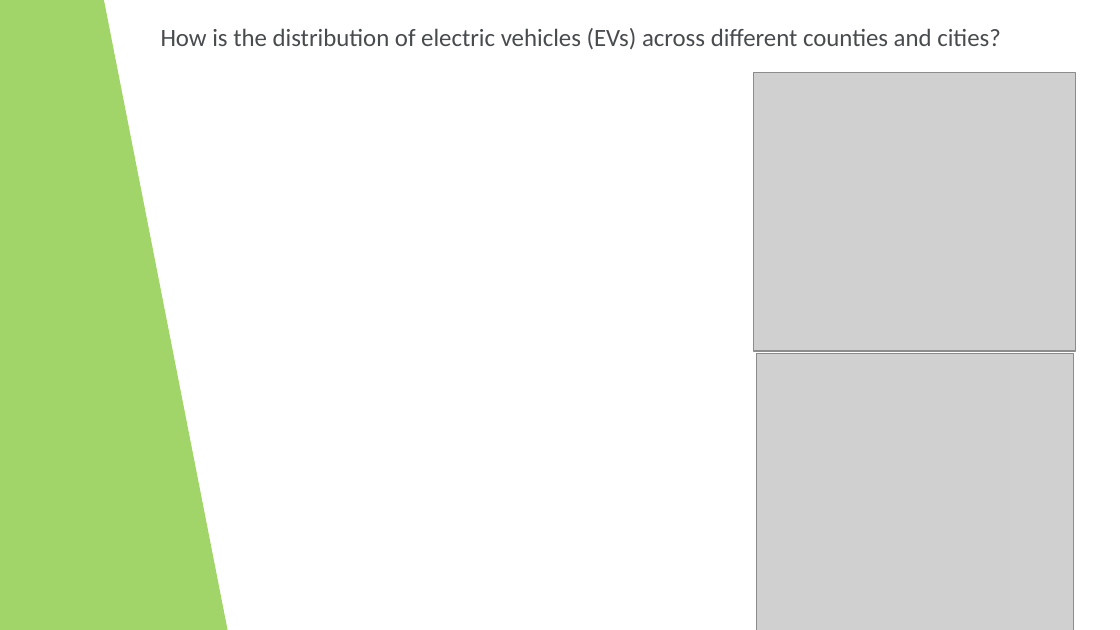
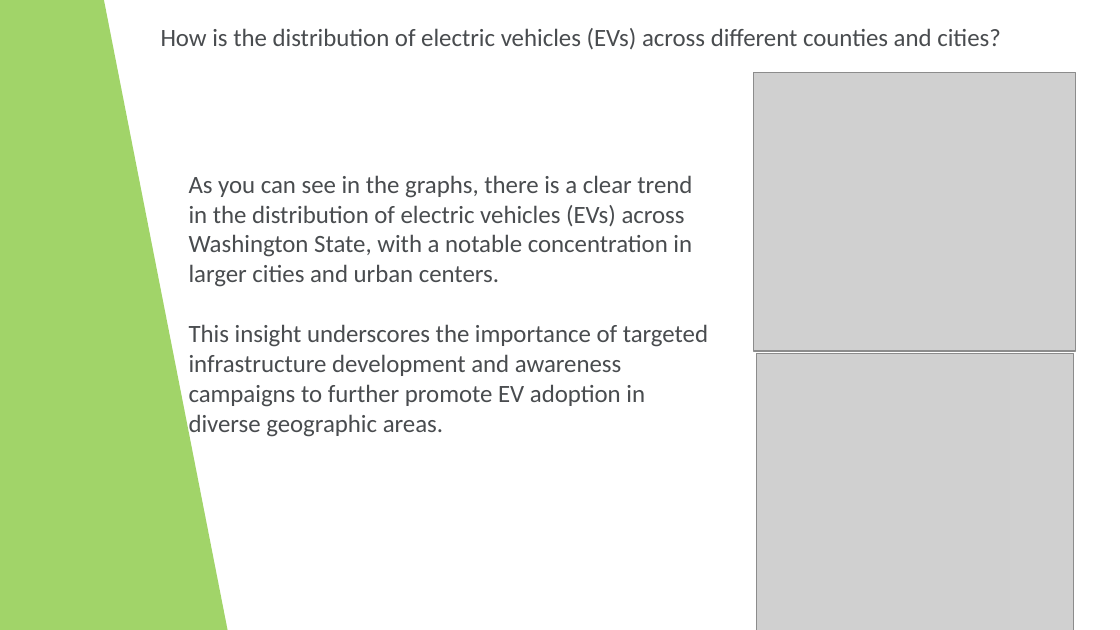
Before and after one commit to dimfrd/Electric-Vehicles-EDA, a slide deck: slide 3 of Presentation/Electric Vehicles in Washington - Presentation.pptx. Drawn at 1120x630 pixels with LibreOffice and Linux fonts; fonts in the diff are those of the drawing; grey boxes stand for pictures; background and template pictures are left out. Boxes give left, top, right and bottom in pixels: in the first picture for what was removed or moved away, otherwise in the second. Text is boxed around its words. In the diff, an @@ line names an element or a change of style, - is before the commit and + after.

Commit message:
Presentation Fin

```diff
--- a/Presentation/Electric Vehicles in Washington - Presentation.pptx
+++ b/Presentation/Electric Vehicles in Washington - Presentation.pptx
@@ text added at (189,175,708,437), 16 pt, text #494C4F @@
+As you can see in the graphs, there is a clear trend in the distribution of electric vehicles (EVs) across Washington State, with a notable concentration in larger cities and urban centers.
+This insight underscores the importance of targeted infrastructure development and awareness campaigns to further promote EV adoption in diverse geographic areas.
```
Also in this commit, not shown: 2 other slides changed, 3 slides added, 3 slides removed, 2 other files.
